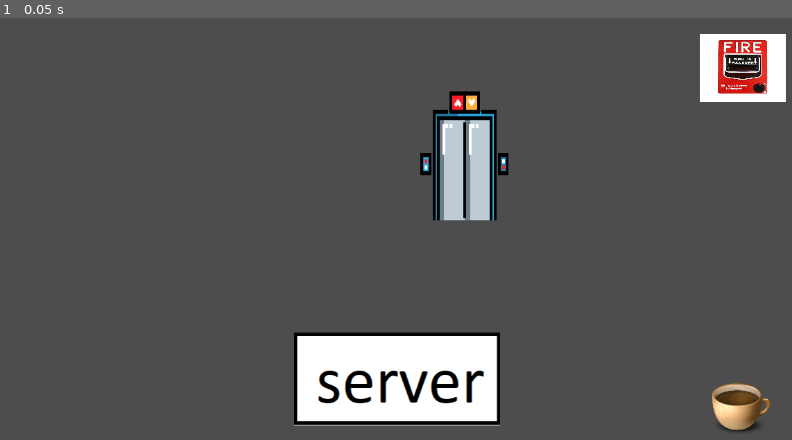
Above: before the commit, frame 1.
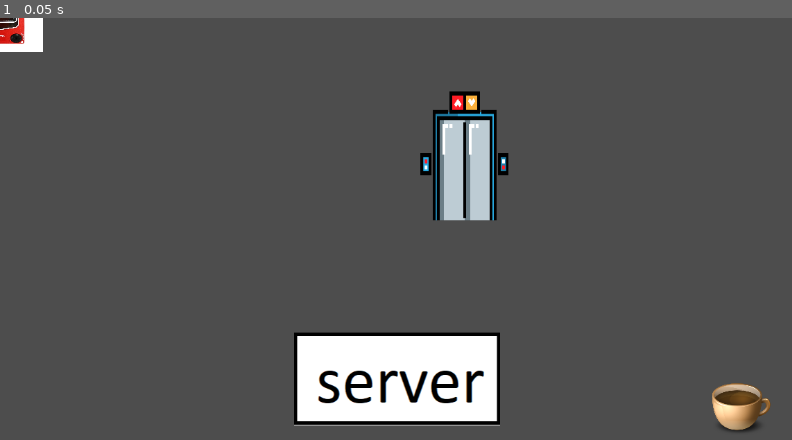
Above: after the commit, the same moment.

Repository: Deans-Paranoia/Deans-Paranoia
Game: Godot game, scene res://scenes/map.tscn
Two runs of this game, one before a commit and one after it. Both use one fixed random seed, a clock stepped at 60 frames per second and the inputs below. This scene is started directly instead of the project's main scene. The engine's default icon, where the game draws it, is replaced by a stand-in: a white triangle on a blue panel in a dark square.
Inputs:
- Up to frame 1 (0.05 s): no input

The runs differ from the first frame. In frame 1, 2.2% of the frame differs, in the area x 0-100%, y 0-20%.

Commit message:
Centered Fire Alarm

Diff:
--- a/scenes/fire_alarm.tscn
+++ b/scenes/fire_alarm.tscn
@@ -15,16 +15,13 @@
 [node name="FireAlarm" type="StaticBody2D" parent="."]
 
 [node name="FireAlarm" type="Sprite2D" parent="FireAlarm"]
-position = Vector2(1071, 72.0001)
 scale = Vector2(0.0823334, 0.065)
 texture = ExtResource("2_ofswb")
 
 [node name="CollisionShape2D" type="CollisionShape2D" parent="FireAlarm"]
-position = Vector2(1071, 69)
 shape = SubResource("RectangleShape2D_t8uc6")
 
 [node name="FireAlarmArea" type="Area2D" parent="FireAlarm"]
 
 [node name="CollisionShape2D" type="CollisionShape2D" parent="FireAlarm/FireAlarmArea"]
-position = Vector2(1069, 72)
 shape = SubResource("RectangleShape2D_iqthm")
